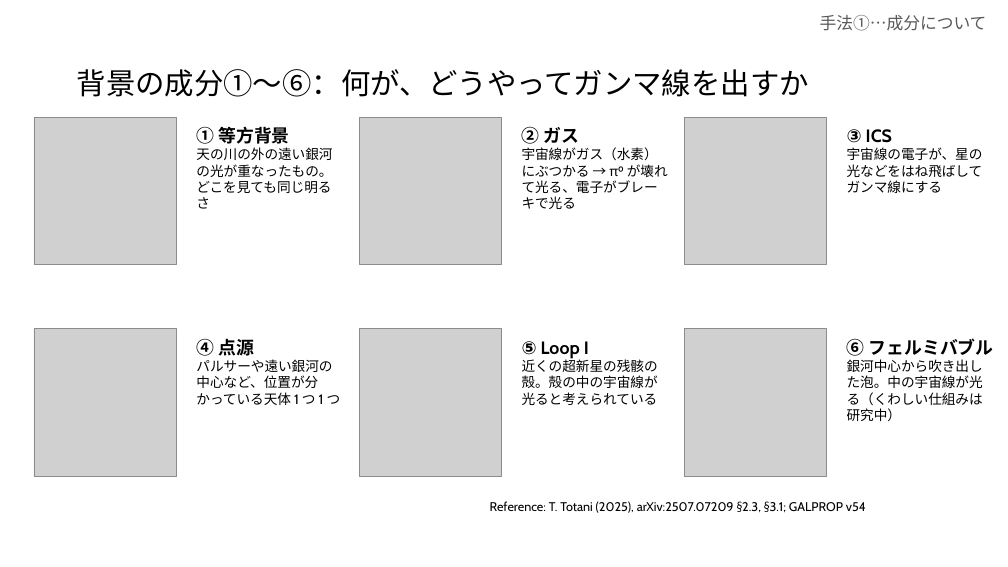
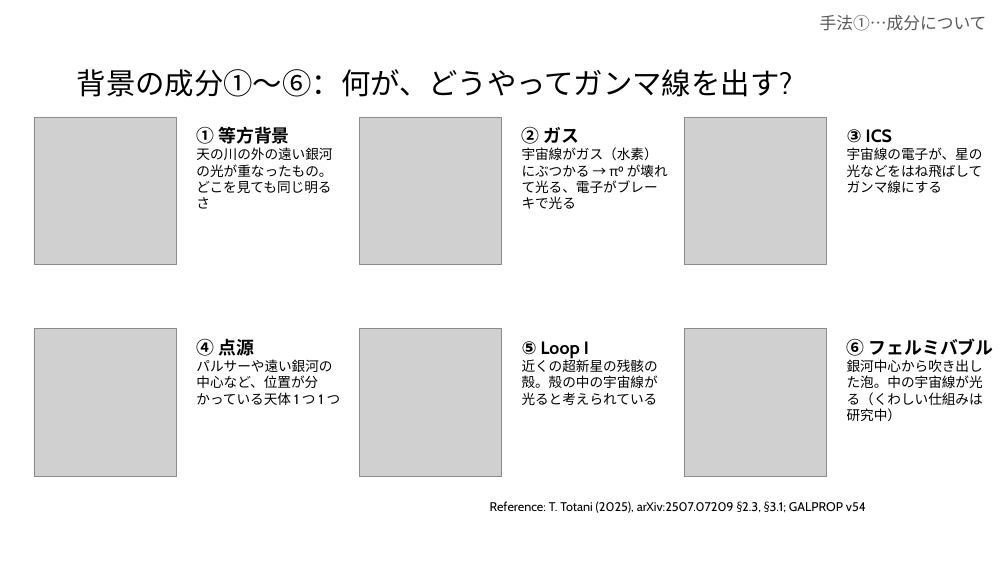
Before and after one commit to Mikann20041029/darkmatter-slides, a slide deck: slide 5 of slides/2026-10-03_研究進捗報告_claude_夕方版.pptx. Drawn at 1008x567 pixels with LibreOffice and Linux fonts; fonts in the diff are those of the drawing; grey boxes stand for pictures. Boxes give left, top, right and bottom in pixels: in the first picture for what was removed or moved away, otherwise in the second. Text is boxed around its words. In the diff, an @@ line names an element or a change of style, - is before the commit and + after.

Commit message:
slides: 本人の編集版を更新 (10-05 12:41)

```diff
--- a/slides/2026-10-03_研究進捗報告_claude_夕方版.pptx
+++ b/slides/2026-10-03_研究進捗報告_claude_夕方版.pptx
@@ title at box(77, 69, 793, 97): text changed @@
-背景の成分①〜⑥：何が、どうやってガンマ線を出すか
+背景の成分①〜⑥：何が、どうやってガンマ線を出す?
```
